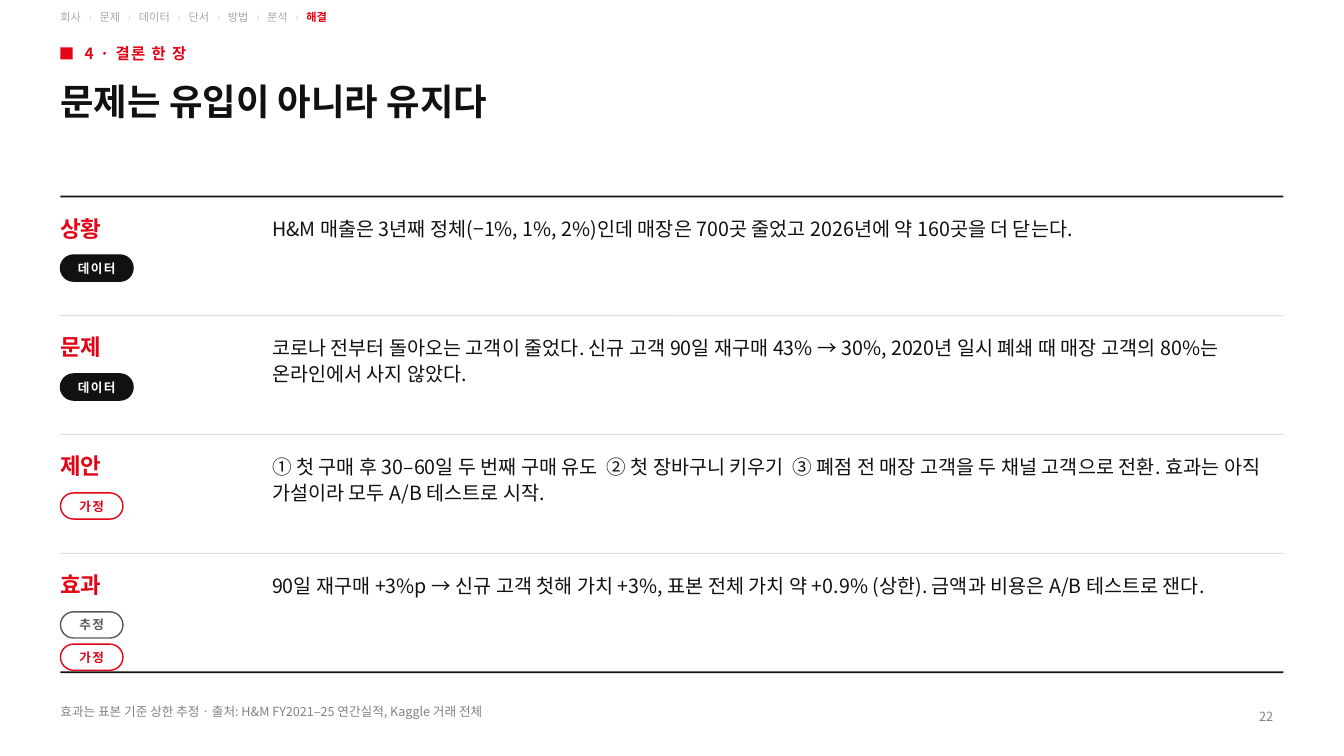
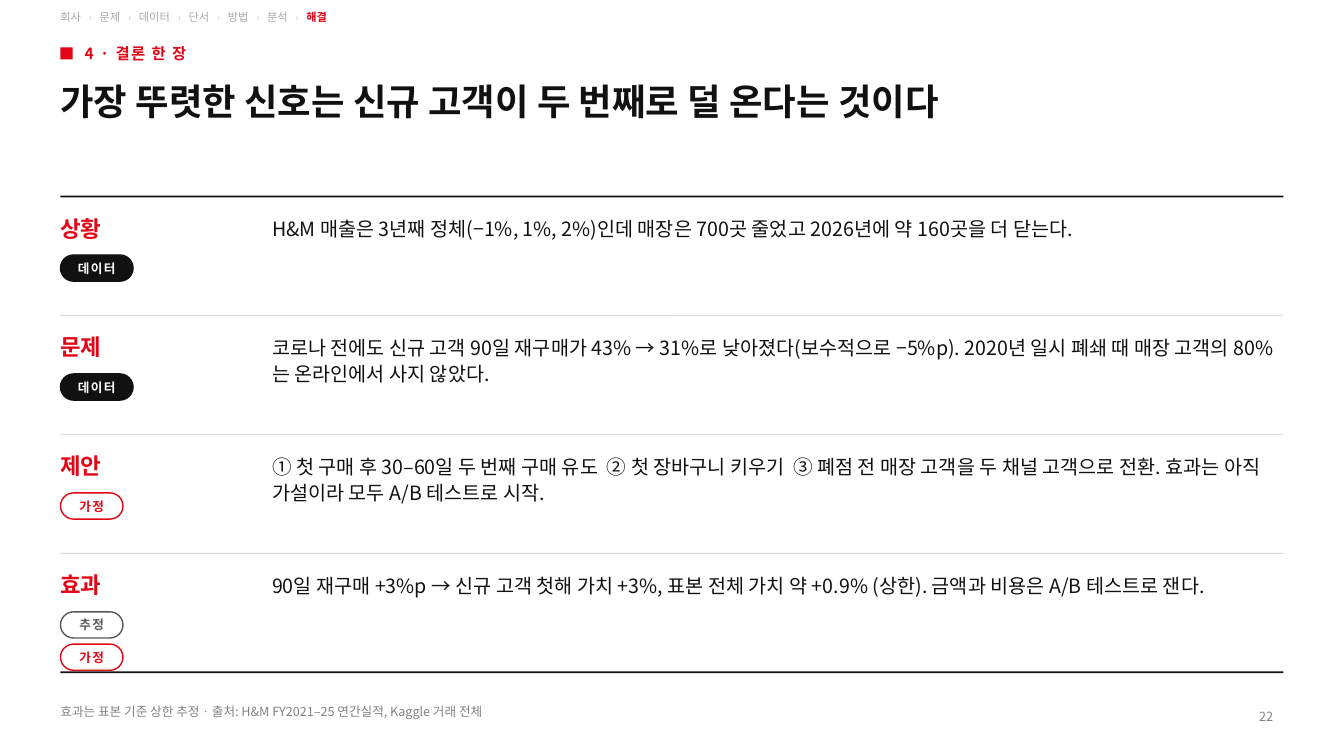
Before and after one commit to underthesun7213/social-data, a slide deck: slide 22 of presentation/hm_retention_deck_ko.pptx. Drawn at 1344x756 pixels with LibreOffice and Linux fonts; fonts in the diff are those of the drawing. Boxes give left, top, right and bottom in pixels: in the first picture for what was removed or moved away, otherwise in the second. Text is boxed around its words. In the diff, an @@ line names an element or a change of style, - is before the commit and + after.

```diff
--- a/presentation/hm_retention_deck_ko.pptx
+++ b/presentation/hm_retention_deck_ko.pptx
@@ title at [60,84,938,119]: text changed @@
-문제는 유입이 아니라 유지다
+가장 뚜렷한 신호는 신규 고객이 두 번째로 덜 온다는 것이다
@@ text at [272,338,1274,383]: text changed @@
-코로나 전부터 돌아오는 고객이 줄었다. 신규 고객 90일 재구매 43% → 30%, 2020년 일시 폐쇄 때 매장 고객의 80%는 온라인에서 사지 않았다.
+코로나 전에도 신규 고객 90일 재구매가 43% → 31%로 낮아졌다(보수적으로 −5%p). 2020년 일시 폐쇄 때 매장 고객의 80%는 온라인에서 사지 않았다.
```
Also in this commit, not shown: 6 other slides changed, 6 other files.
